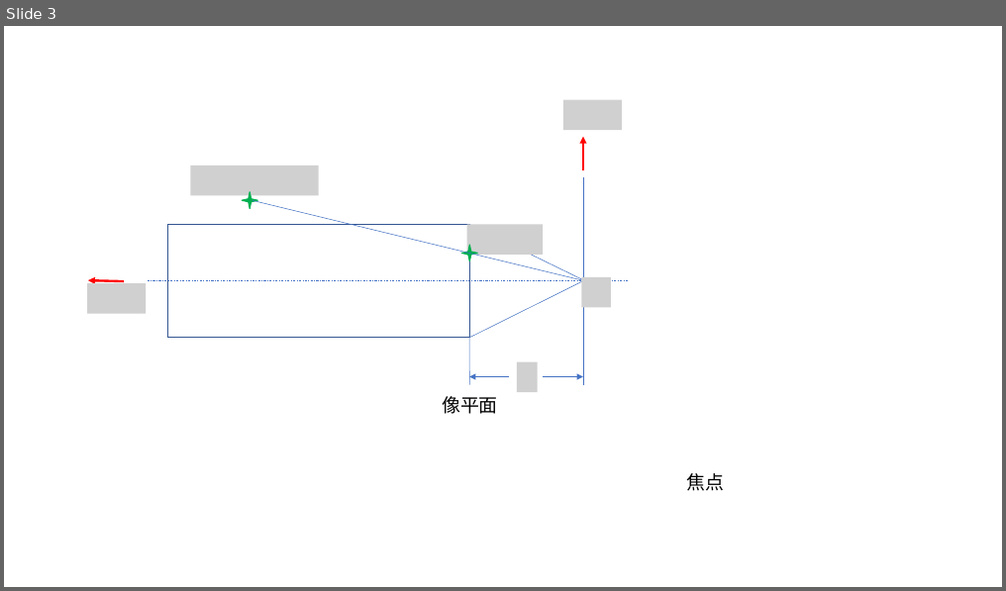
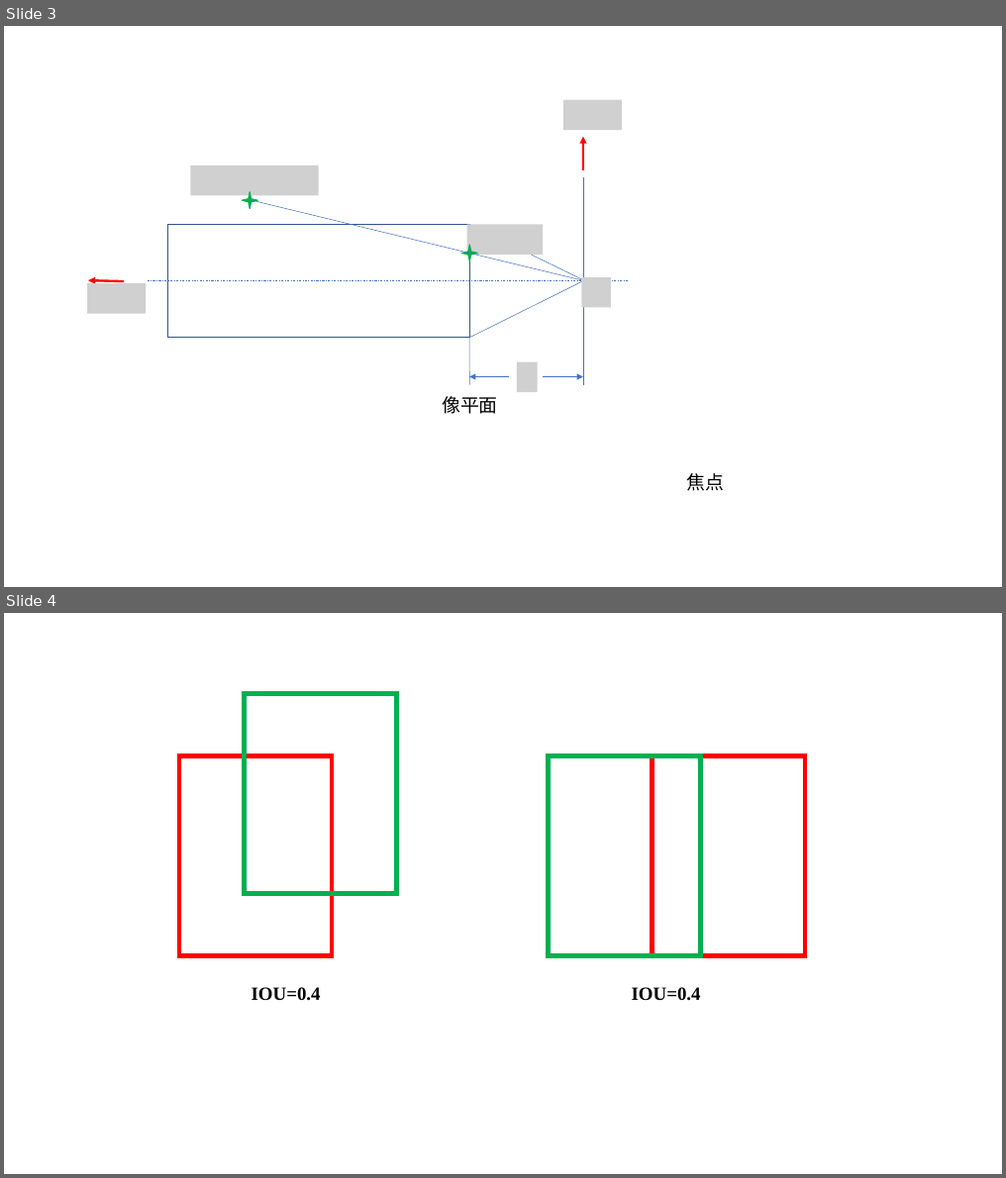
Before and after one commit to fengye2two/sichuan-university, a slide deck: 论文初稿/配图/论文用图.pptx. Shown one above the other, each under a label of ours: slide 3 before the commit, slides 3 and 4 after it. The pictures are 1006x591 and 1006x1178 pixels, drawn with LibreOffice and Linux fonts; fonts in the diff are those of the drawing; grey boxes stand for pictures. Boxes give left, top, right and bottom in pixels: in the first picture for what was removed or moved away, otherwise in the second. Text is boxed around its words. In the diff, an @@ line names an element or a change of style, - is before the commit and + after.

```diff
--- a/论文初稿/配图/论文用图.pptx
+++ b/论文初稿/配图/论文用图.pptx
@@ slide 4 added at [4, 613, 1002, 1174], background #FFFFFF @@
@@ rectangle added at [244, 694, 396, 894], outline #00B050 4.5 pt @@
@@ rectangle added at [179, 756, 332, 956], outline #FF0000 4.5 pt @@
@@ rectangle added at [548, 756, 700, 956], outline #00B050 4.5 pt @@
@@ rectangle added at [652, 756, 805, 956], outline #FF0000 4.5 pt @@
@@ text added at [252, 987, 321, 1001], 18 pt, text #000000, bold @@
+IOU=0.4
@@ text added at [632, 987, 701, 1001], 18 pt, text #000000, bold @@
+IOU=0.4
```
Also in this commit, not shown: 1 other slide added, 1 other file.
